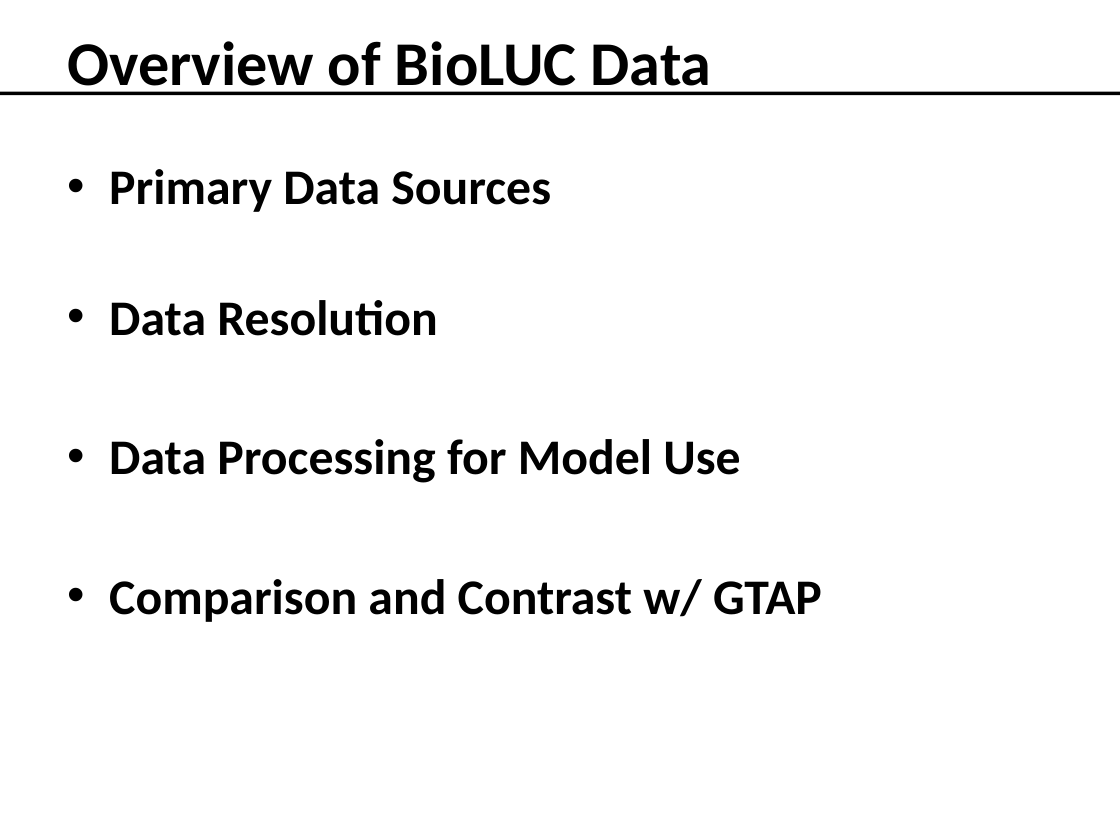
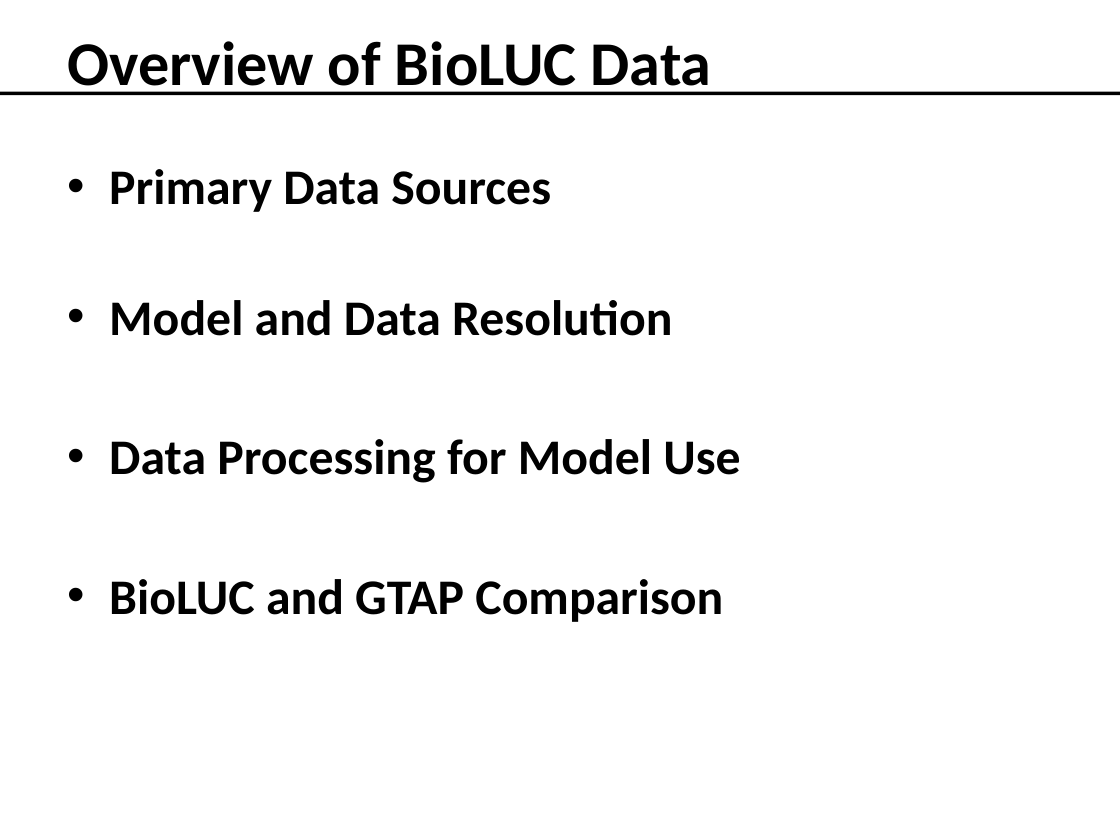
Before and after one commit to NREL/bioluc, a slide deck: slide 2 of documents/ORNL Workshop - Overview of BioLUC Data.pptx. Drawn at 1120x840 pixels with LibreOffice and Linux fonts; fonts in the diff are those of the drawing; background and template pictures are left out. Boxes give left, top, right and bottom in pixels: in the first picture for what was removed or moved away, otherwise in the second. Text is boxed around its words. In the diff, an @@ line names an element or a change of style, - is before the commit and + after.

```diff
--- a/documents/ORNL Workshop - Overview of BioLUC Data.pptx
+++ b/documents/ORNL Workshop - Overview of BioLUC Data.pptx
@@ text at box(109, 300, 672, 336): text changed @@
-• Data Resolution
+• Model and Data Resolution
@@ text at box(109, 579, 723, 622): text changed @@
-• Comparison and Contrast w/ GTAP
+• BioLUC and GTAP Comparison
```
Also in this commit, not shown: 4 other slides changed, 3 other files.
